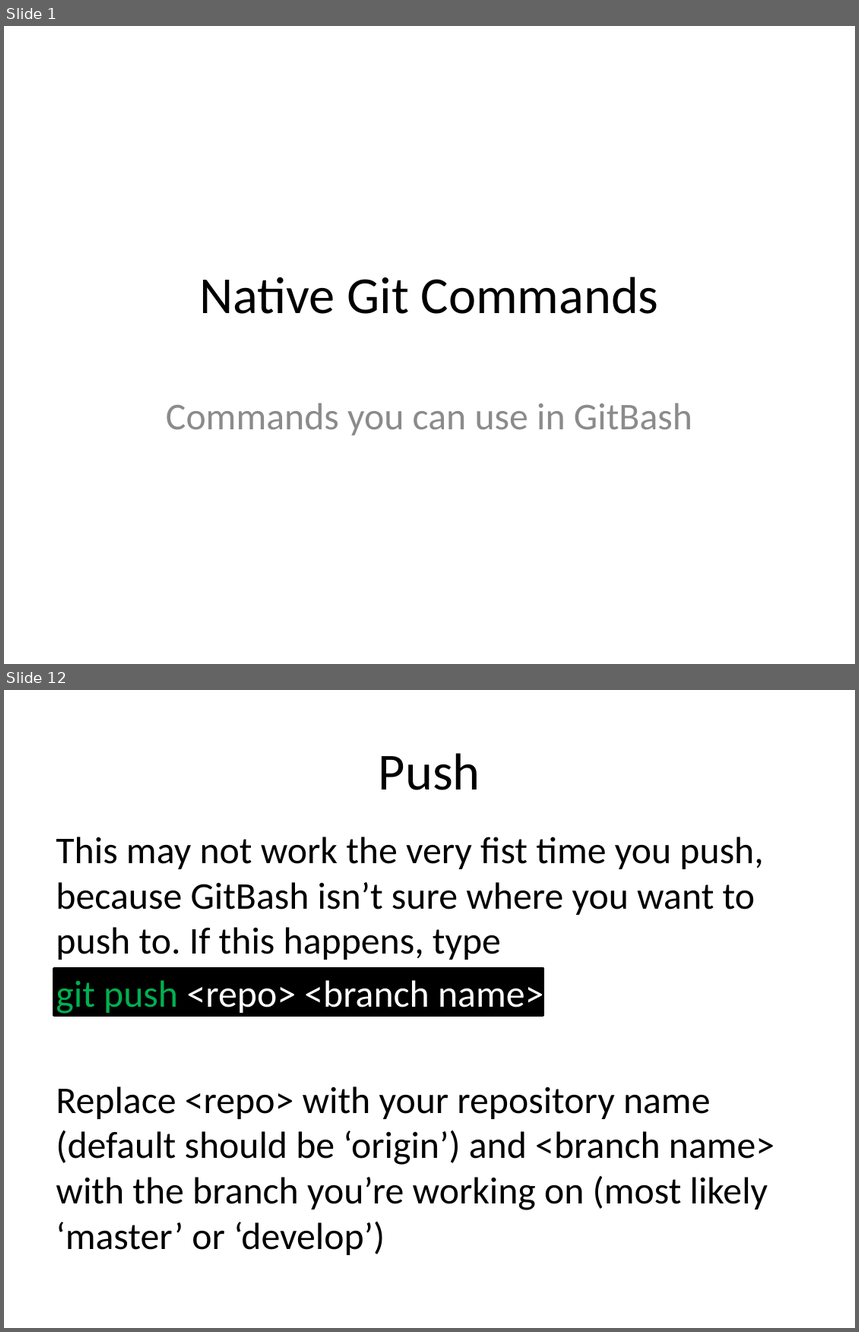
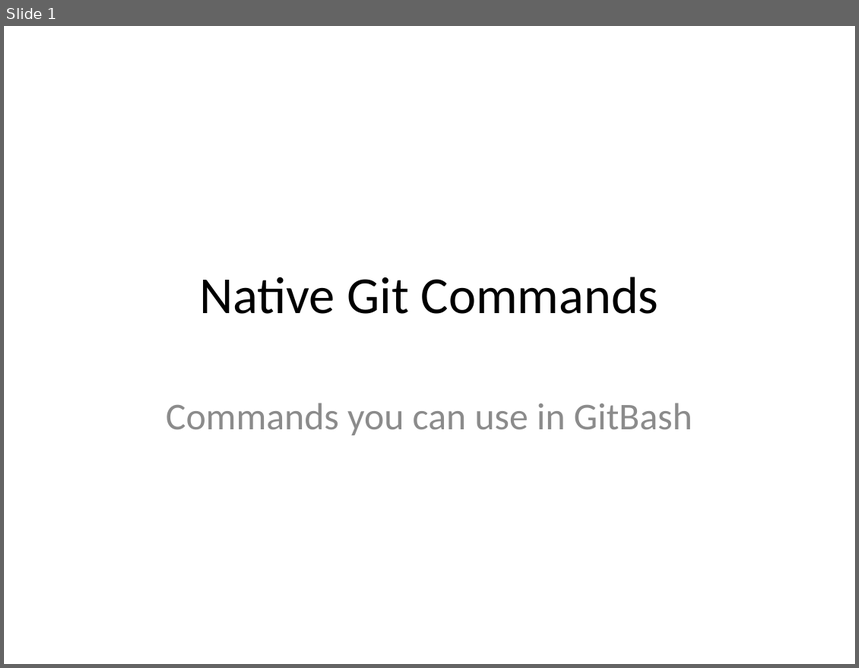
Before and after one commit to JaceTan/programming-notes, a slide deck: Github Commands.pptx. Shown one above the other, each under a label of ours: slides 1 and 12 before the commit, slide 1 after it; the slides between them are not shown. The pictures are 859x1332 and 859x668 pixels, drawn with LibreOffice and Linux fonts; fonts in the diff are those of the drawing. Boxes give left, top, right and bottom in pixels: in the first picture for what was removed or moved away, otherwise in the second. Text is boxed around its words. In the diff, an @@ line names an element or a change of style, - is before the commit and + after.

Commit message:
changed the titles within the ppt files

```diff
--- a/Github Commands.pptx
+++ b/Github Commands.pptx
@@ slide 12 removed at <box>4,690,855,1328</box>, background #FFFFFF @@
@@ title removed at <box>379,753,481,790</box> @@
-Push
@@ text removed at <box>56,837,775,1255</box> @@
-This may not work the very fist time you push, because GitBash isn’t sure where you want to push to. If this happens, type
-git push <repo> <branch name>
-Replace <repo> with your repository name (default should be ‘origin’) and <branch name> with the branch you’re working on (most likely ‘master’ or ‘develop’)
@@ rectangle removed at <box>54,969,544,1016</box> @@
```
Also in this commit, not shown: 1 slide changed, 4 slides added, 12 other slides removed, 4 other files.
